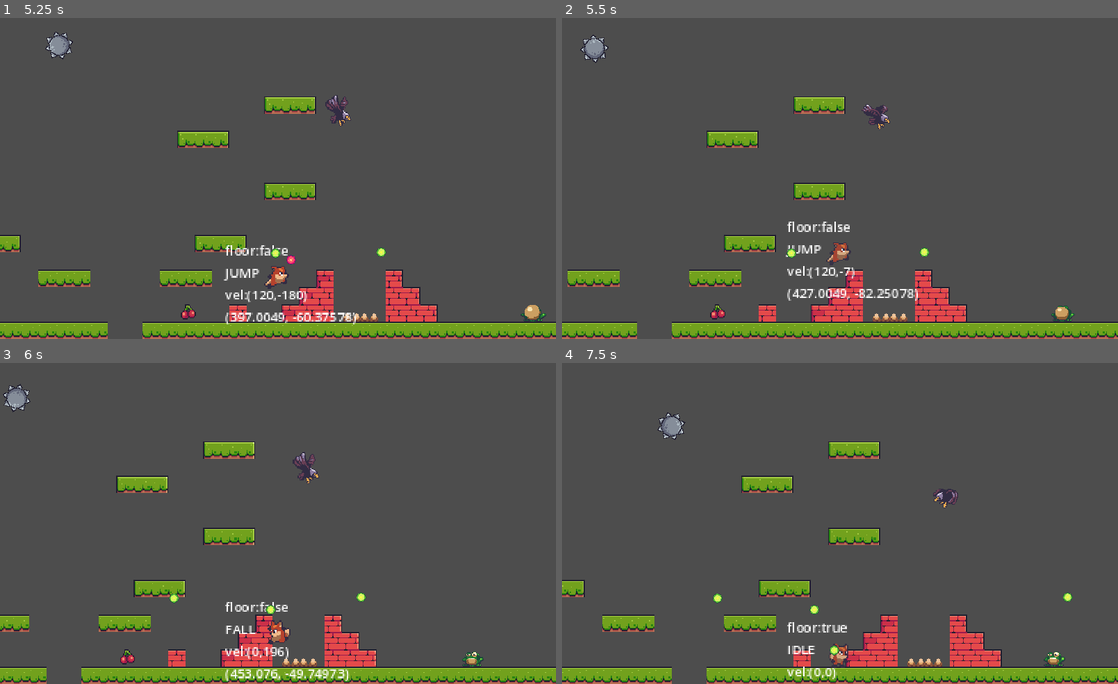
Above: before the commit, frames 1-4 (two rows, left to right).
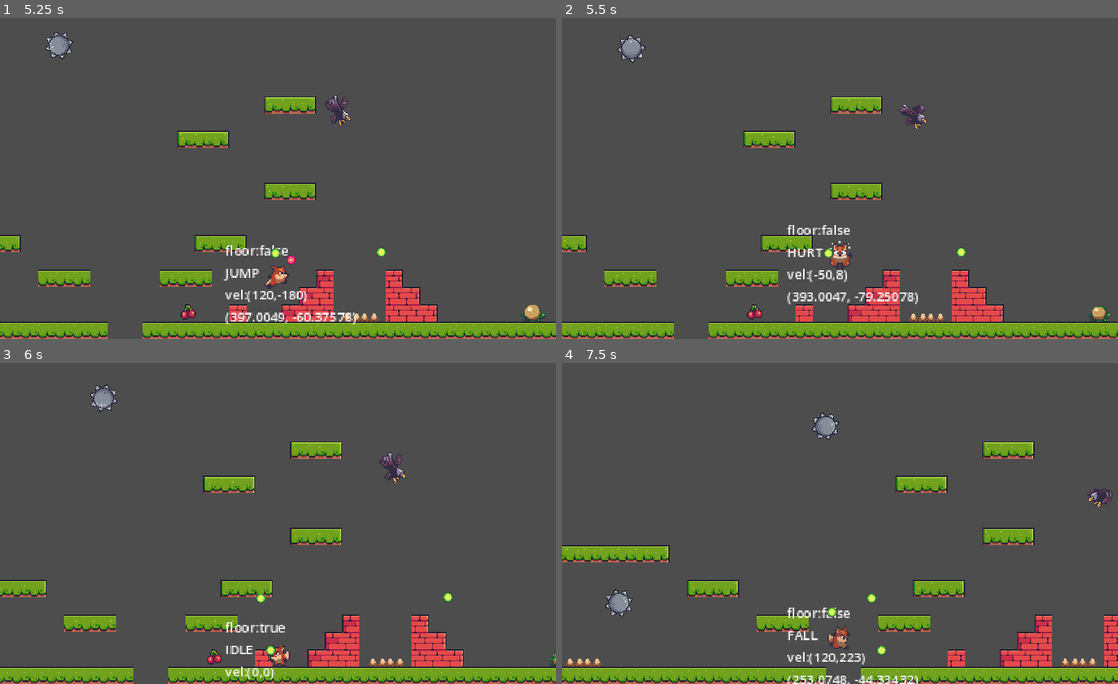
Above: after the commit, the same moments.

Repository: jaerrib/learning-godot
Game: Godot game, scene res://scenes/level_base/level_base.tscn
The game is run twice, just before and just after one commit, with the same random seed, the same clock (stepped at 60 frames per second) and the same inputs.
Inputs:
- Up to frame 1 (5.25 s): hold D (right) 0.53-2.03 s; tap Space (jump) at 0.6, 0.77, 1.07, 1.52, 1.55, 1.82, 2.1, 3.02, 3.05, 3.32, 3.6, 3.77, 4.07, 4.52, 4.55, 4.82, 5.1 s; tap E (shoot) at 1.35, 2.85, 4.35 s; hold A (left) 2.03-2.78 s; hold D (right) 2.78-4.28 s; hold A (left) 4.28-5.03 s; hold D (right) from 5.03 s (still down)
- Up to frame 2 (5.5 s): keep holding D (right)
- Up to frame 3 (6 s): release D (right) at 5.78 s; hold A (left) from 5.78 s (still down); tap E (shoot) at 5.85 s
- Up to frame 4 (7.5 s): tap Space (jump) at 6.02, 6.05, 6.32, 6.6, 6.77, 7.07 s; release A (left) at 7.28 s; hold D (right) from 7.28 s (still down); tap E (shoot) at 7.35 s

Frame 1 is identical in both runs. In frame 2, 13% of the frame differs, in the area x 0-100%, y 5-100%; in frame 3, 12%; in frame 4, 15%, in the area x 0-100%, y 15-100%.

Commit message:
Add logic to handle player getting hurt

Diff:
--- a/foxy-antics/scenes/player/player.gd
+++ b/foxy-antics/scenes/player/player.gd
@@ -4,13 +4,16 @@
 class_name Player
 
 
-enum PlayerState { IDLE, RUN, JUMP, FALL, HURT}
+enum PlayerState { IDLE, RUN, JUMP, FALL, HURT }
 
 
 const GRAVITY: float = 690.0
 const RUN_SPEED: float = 120.0
 const MAX_FALL: float = 400.0
 const JUMP_VELOCITY: float = -260.0
+# I modifed the original tutorial code to add more granular control of the hurt jump
+const HURT_JUMP_VELOCITY: float = -130.0
+const KNOCKBACK: float = -50.0
 
 
 @onready var sprite_2d: Sprite2D = $Sprite2D
@@ -19,6 +22,7 @@
 @onready var shooter: Shooter = $Shooter
 @onready var invincible_timer: Timer = $InvincibleTimer
 @onready var invincible_player: AnimationPlayer = $InvinciblePlayer
+@onready var hurt_timer: Timer = $HurtTimer
 
 
 var _state: PlayerState = PlayerState.IDLE
@@ -55,6 +59,8 @@
 
 
 func get_input() -> void:
+	if _state == PlayerState.HURT:
+		return
 	velocity.x = 0
 	if Input.is_action_pressed("left"):
 		velocity.x = -RUN_SPEED
@@ -82,9 +88,13 @@
 			animation_player.play("jump")
 		PlayerState.FALL:
 			animation_player.play("fall")
+		PlayerState.HURT:
+			apply_hurt_jump()
 
 
 func calculate_state() -> void:
+	if _state == PlayerState.HURT:
+		return
 	if is_on_floor():
 		if velocity.x == 0:
 			set_state(PlayerState.IDLE)
@@ -103,10 +113,21 @@
 	invincible_timer.start()
 
 
+func apply_hurt_jump() -> void:
+	animation_player.play("hurt")
+
+	# I modified the original tutorial code to add a knockback effect
+	velocity.x = KNOCKBACK * sign(velocity.x)
+	velocity.y = HURT_JUMP_VELOCITY
+
+	hurt_timer.start()
+
+
 func apply_hit() -> void:
 	if _invincible:
 		return
 	go_invincible()
+	set_state(PlayerState.HURT)
 
 
 func _on_invincible_timer_timeout() -> void:
@@ -116,3 +137,7 @@
 
 func _on_hit_box_area_entered(area: Area2D) -> void:
 	apply_hit()
+
+
+func _on_hurt_timer_timeout() -> void:
+	set_state(PlayerState.IDLE)
--- a/foxy-antics/scenes/player/player.tscn
+++ b/foxy-antics/scenes/player/player.tscn
@@ -175,7 +175,6 @@
 libraries = {
 "": SubResource("AnimationLibrary_mp1py")
 }
-autoplay = "idle"
 
 [node name="CollisionShape2D" type="CollisionShape2D" parent="."]
 position = Vector2(0, 6)
@@ -210,5 +209,10 @@
 "": SubResource("AnimationLibrary_vlt0s")
 }
 
+[node name="HurtTimer" type="Timer" parent="."]
+wait_time = 0.5
+one_shot = true
+
 [connection signal="area_entered" from="HitBox" to="." method="_on_hit_box_area_entered"]
 [connection signal="timeout" from="InvincibleTimer" to="." method="_on_invincible_timer_timeout"]
+[connection signal="timeout" from="HurtTimer" to="." method="_on_hurt_timer_timeout"]
